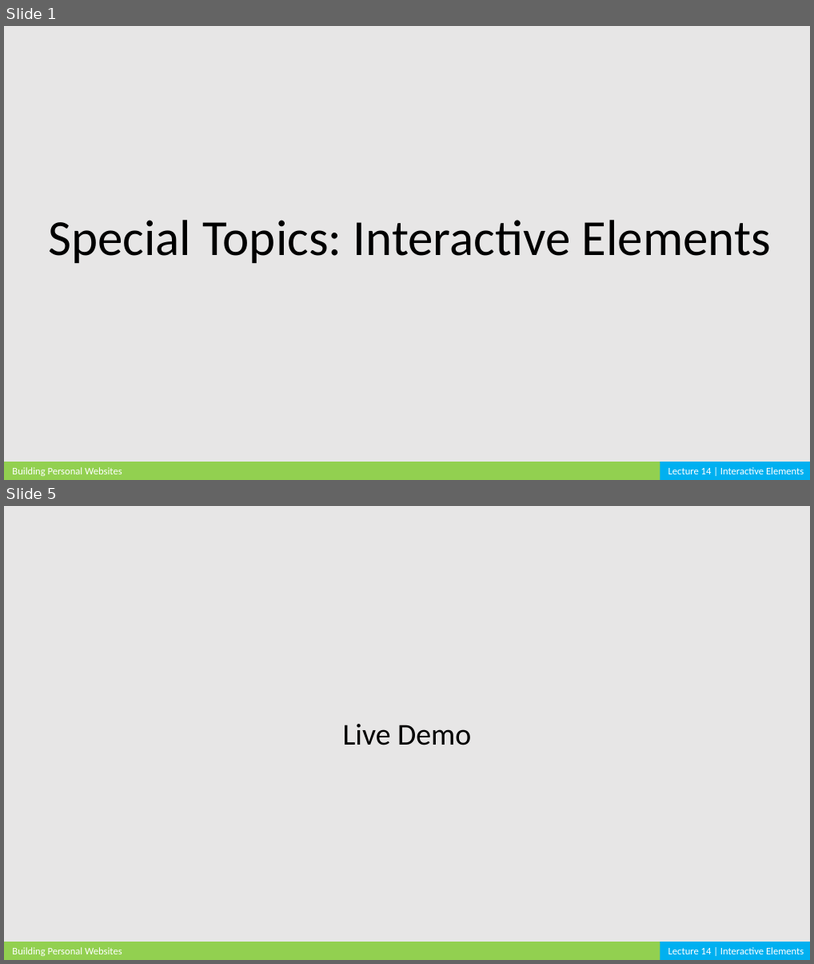
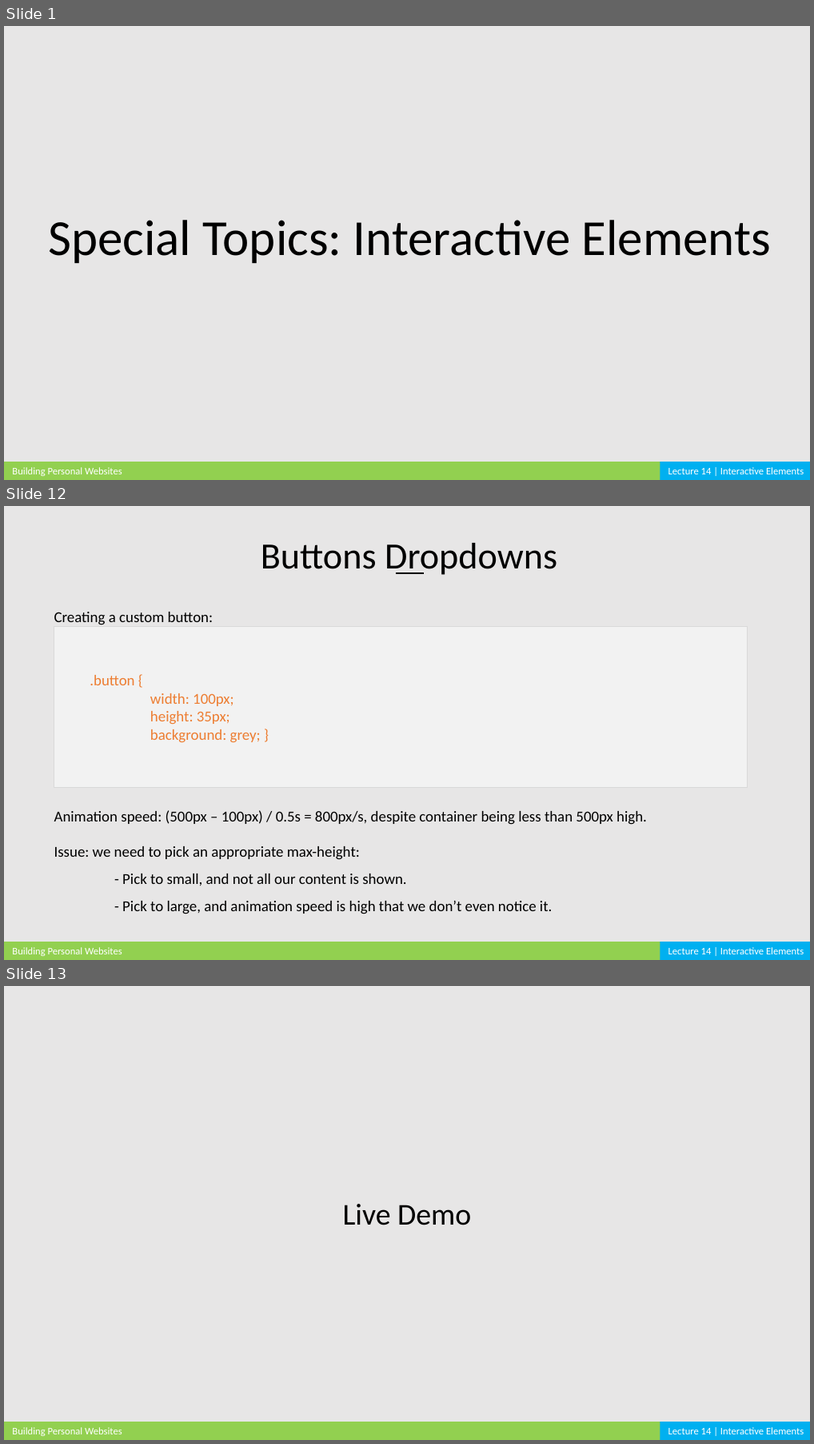
Before and after one commit to cardadfar/stuco_webdev_website, a slide deck: assets/lectures/BPW_Lecture_14.pptx. Shown one above the other, each under a label of ours: slides 1 and 5 before the commit, slides 1, 12 and 13 after it; the slides between them are not shown. The pictures are 814x964 and 814x1444 pixels, drawn with LibreOffice and Linux fonts; fonts in the diff are those of the drawing. Boxes give left, top, right and bottom in pixels: in the first picture for what was removed or moved away, otherwise in the second. Text is boxed around its words. In the diff, an @@ line names an element or a change of style, - is before the commit and + after.

```diff
--- a/assets/lectures/BPW_Lecture_14.pptx
+++ b/assets/lectures/BPW_Lecture_14.pptx
@@ slide 12 added at (4,506,810,960), background #E7E6E6 @@
@@ text added at (261,543,558,575), 44 pt, text #000000 @@
+Buttons Dropdowns
@@ line added from (397, 573) to (424, 573), #000000 2.25 pt @@
@@ text added at (54,612,214,625), 18 pt, text #000000 @@
+Creating a custom button:
@@ rectangle added at (54,626,747,788), fill #F2F2F2, outline #D9D9D9 0.25 pt, 18 pt, text #ED7D31 @@
+  .button {
+  width: 100px;
+  height: 35px;
+  background: grey; }
@@ text added at (54,810,647,824), 18 pt, text #000000 @@
+Animation speed: (500px – 100px) / 0.5s = 800px/s, despite container being less than 500px high.
@@ text added at (54,846,552,914), 18 pt, text #000000 @@
+Issue: we need to pick an appropriate max-height:
+- Pick to small, and not all our content is shown.
+- Pick to large, and animation speed is high that we don’t even notice it.
@@ rectangle added at (4,941,664,960), fill #92D050 @@
@@ text added at (12,947,122,956), 12 pt, text #FFFFFF @@
+Building Personal Websites
@@ rectangle added at (660,941,810,960), fill #00B0F0 @@
@@ text added at (669,947,804,954), 12 pt, text #FFFFFF @@
+Lecture 14 | Interactive Elements
@@ what was slide 5 is now slide 13 @@
```
Also in this commit, not shown: 2 slides changed, 8 other slides added, 1 slide removed, 6 other files.
